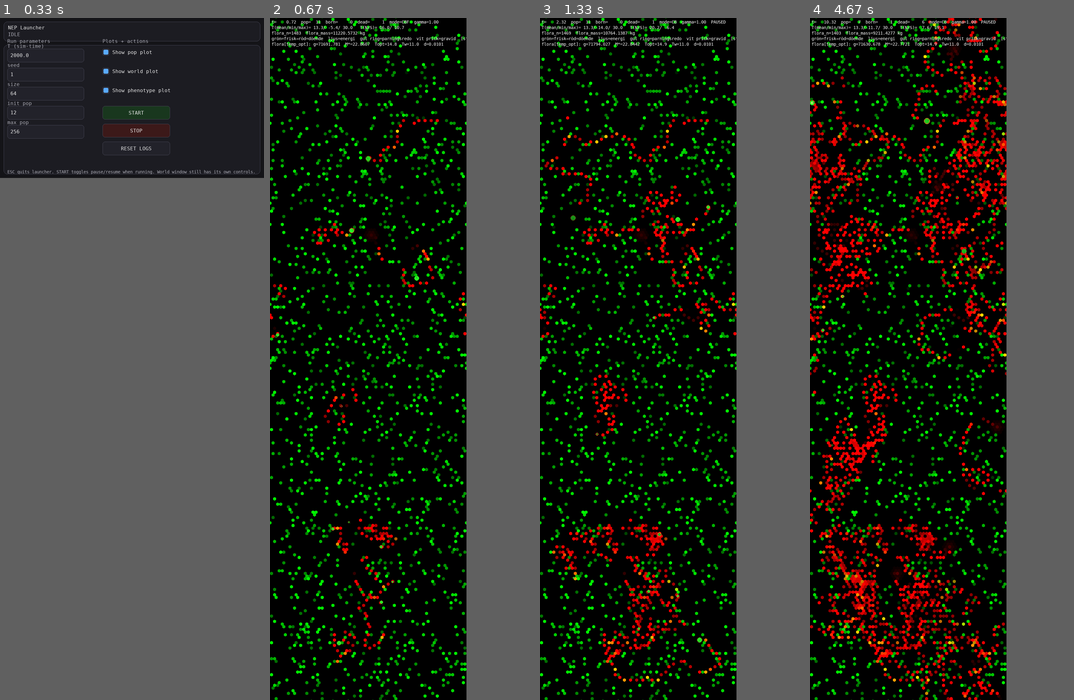
Above: before the commit, frames 1-4 (left to right).
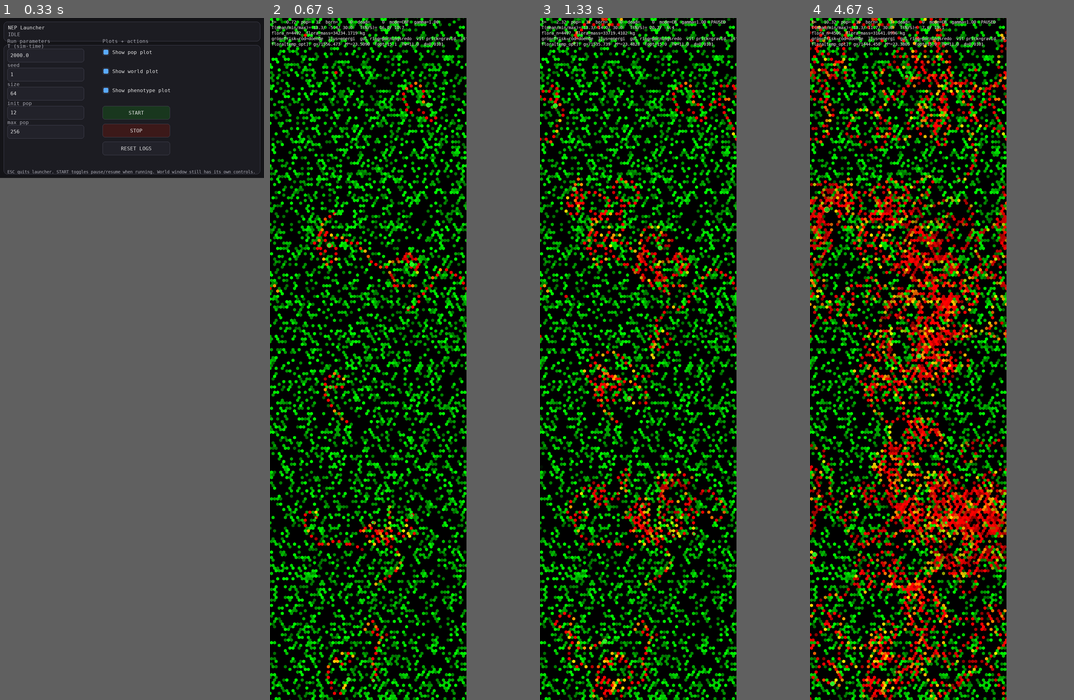
Above: after the commit, the same moments.

Repository: JoakimStorck/nep-process
Game: pygame game, started from nep_gui_launcher.py
Two runs of this game, one before a commit and one after it. Both use one fixed random seed, a clock stepped at 60 frames per second and the inputs below.
Inputs:
- Up to frame 1 (0.33 s): no input
- Up to frame 2 (0.67 s): click "START" at 0.38 s
- Up to frame 3 (1.33 s): tap Space at 0.67 s; tap 1 at 1 s
- Up to frame 4 (4.67 s): no input

Frame 1 is identical in both runs. In frame 2, 20% of the frame differs, in the area x 0-75%, y 0-100%; in frame 3, 22%; in frame 4, 33%.

Commit message:
Commit: Kalibrering av primärproduktionen
SISTA I EN SERIE OM FYRA (0049–0052).

Masslagret visade att assimilerat och förbränt låg inom två procent av
varandra. En växande population kräver att intaget täcker underhåll —
omkring femtio kroppsekvivalenter över ett liv — plus egen tillväxt från
barnmassa till vuxen plus minst en avkomma, alltså ungefär fyra procent
ovanpå underhållet. Glappet var sex procent, och det satt i
primärproduktionen.

flora_init_mass_ratio 660 -> 2000. Det är ett kalibrerat tal, inte ett
härlett, och det står i koden att det är det.

Populationen växer och reproducerar sig för första gången: från 12 till 29
individer med 32 födslar, medianlivslängd 61,6 månader mot allometrins 47.

Den kollapsar fortfarande vid 101 månader, men beteendet ser ut som
boom-bust — beståndet växer, betar ner födobasen och faller. Det är ekologi
utan reglering, inte en trasig mekanism.

Diff:
--- a/population.py
+++ b/population.py
@@ -96,12 +96,18 @@
     #
     # Talet hör ihop med B_K och måste följa med när den ändras: såddet är
     # massastyrt, så större växter ger färre av dem. Med B_K på 11 och kvoten
-    # kvar på 10 sås ett trettiotal jätteväxter i hela världen. En ekologi
+    # kvar på 10 sås ett trettiotal jätteväxter i hela världen.
+    #
+    # Nivån 2000 är kalibrerad, inte härledd. Masslagret visade att
+    # assimilerat och förbränt låg inom två procent av varandra, medan en
+    # växande population kräver att intaget täcker underhåll plus egen
+    # tillväxt plus avkomma — omkring fyra procent ovanpå underhållet.
+    # Glappet på sex procent satt i primärproduktionen. En ekologi
     # har mer primärproduktion än konsumenter; modellen hade förhållandet
     # omvänt med faktor 138. Talet sätter utgångsläget, inte jämvikten —
     # om dynamiken inte bär det faller floran tillbaka, och då är det den
     # dynamiken som ska rättas.
-    flora_init_mass_ratio: float = 660.0
+    flora_init_mass_ratio: float = 2000.0
 
     flora_mortality: float = 2.0e-5   # höjt — naturlig matbrist sätter taket nu, inte detta
     # Hur mycket dödsrisken förhöjs för en individ vid noll massa jämfört med
Not shown, changed: TODO.md
